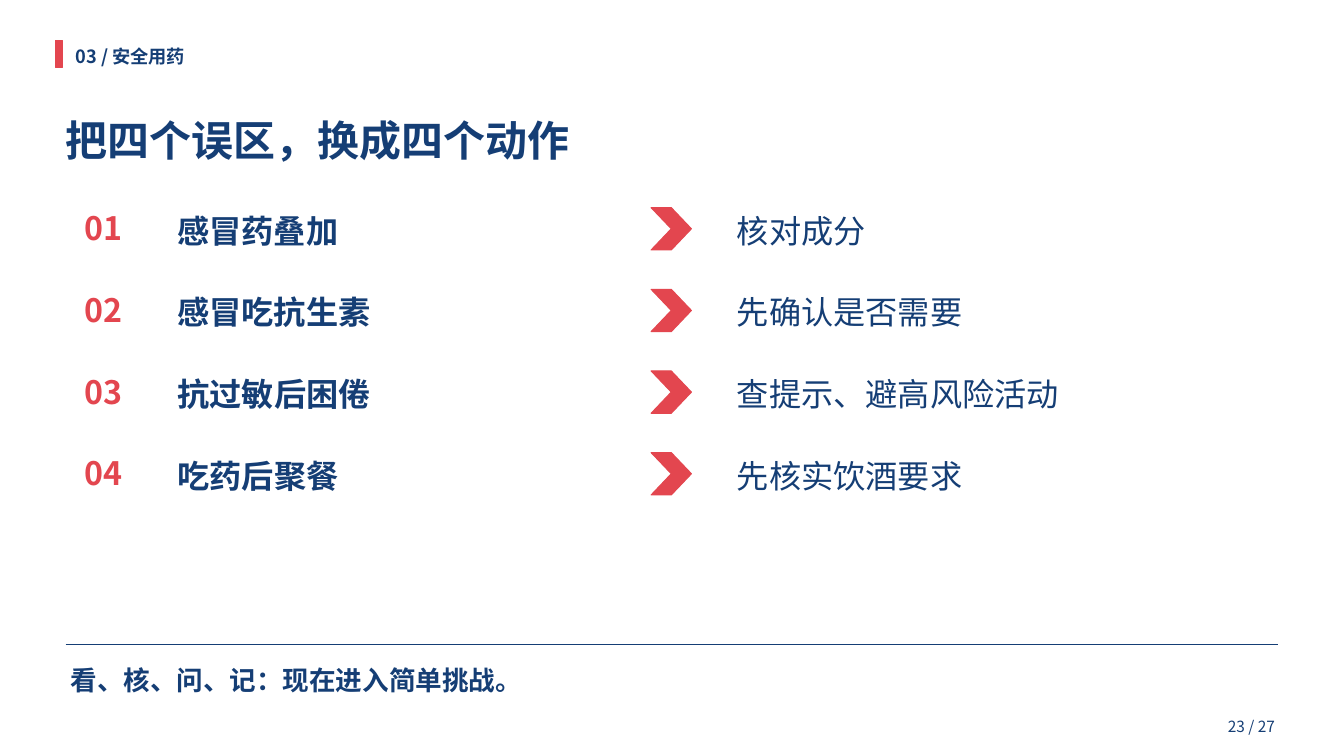
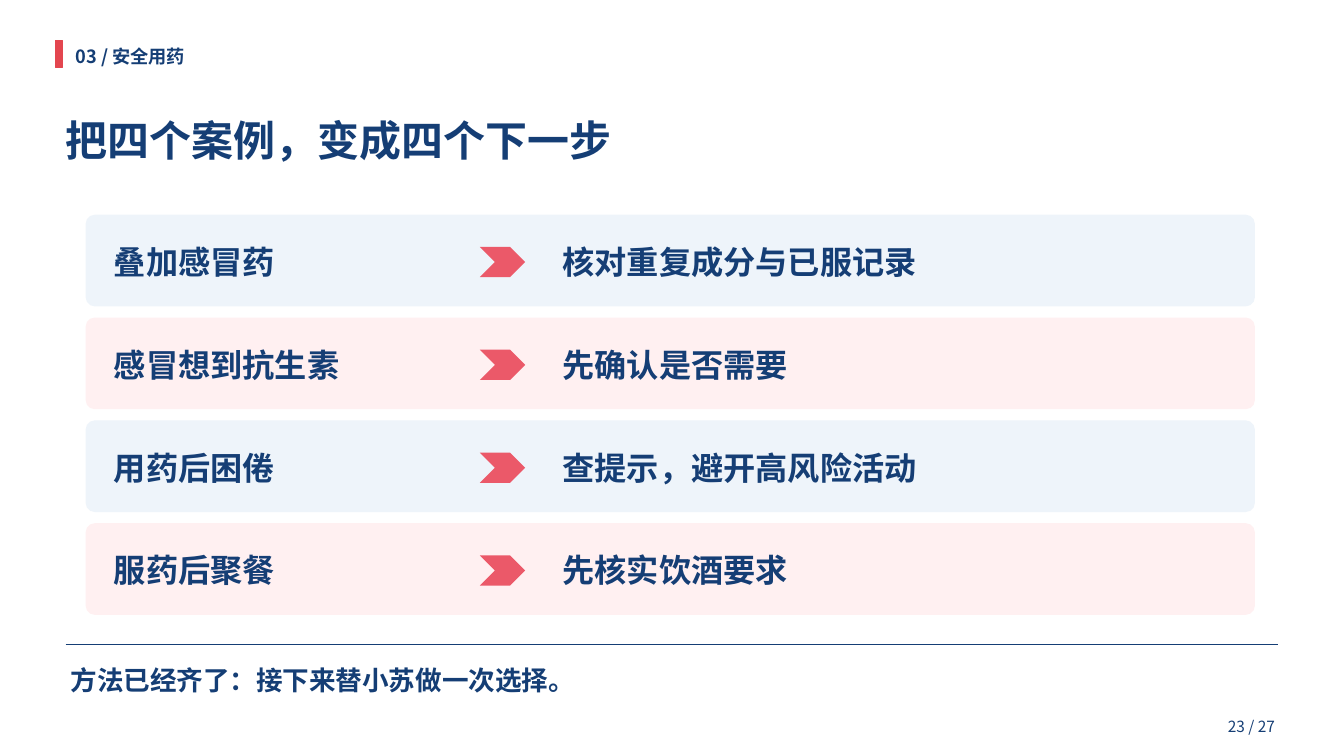
Before and after one commit to HOU-snowyfly/PPTbuilder, a slide deck: slide 23 of 交付文件/合理用药_双人35分钟.pptx. Drawn at 1344x756 pixels with LibreOffice and Linux fonts; fonts in the diff are those of the drawing. Boxes give left, top, right and bottom in pixels: in the first picture for what was removed or moved away, otherwise in the second. Text is boxed around its words. In the diff, an @@ line names an element or a change of style, - is before the commit and + after.

```diff
--- a/交付文件/合理用药_双人35分钟.pptx
+++ b/交付文件/合理用药_双人35分钟.pptx
@@ text at <box>66,120,612,162</box>: text changed @@
-把四个误区，换成四个动作
+把四个案例，变成四个下一步
@@ text removed at <box>85,215,123,241</box> @@
-01
@@ rounded rectangle added at <box>86,215,1255,307</box>, fill #EEF4FA @@
@@ text at <box>114,246,275,277</box>: text changed @@
-感冒药叠加
+叠加感冒药
@@ chevron: place and size @@
-chevron at <box>651,208,692,250</box>
+chevron at <box>480,247,525,277</box>
@@ text at <box>562,246,916,277</box>: text changed; bold on @@
-核对成分
+核对重复成分与已服记录
@@ text removed at <box>85,297,123,323</box> @@
-02
@@ rounded rectangle added at <box>86,318,1255,409</box>, fill #FFF0F1 @@
@@ text at <box>114,349,339,380</box>: text changed @@
-感冒吃抗生素
+感冒想到抗生素
@@ chevron: place and size @@
-chevron at <box>651,289,692,332</box>
+chevron at <box>480,350,525,380</box>
@@ text "先确认是否需要": place and size @@
-text "先确认是否需要" at <box>737,297,962,327</box>
+text "先确认是否需要" at <box>562,349,787,380</box>
@@ text "先确认是否需要" at <box>562,349,787,380</box>: bold on; line spacing 1.08 to 1.05; less space between paragraphs @@
@@ text removed at <box>85,379,123,405</box> @@
-03
@@ rounded rectangle added at <box>86,420,1255,512</box>, fill #EEF4FA @@
@@ text removed at <box>85,460,123,486</box> @@
-04
@@ text at <box>114,452,275,483</box>: text changed @@
-抗过敏后困倦
+用药后困倦
@@ chevron: place and size @@
-chevron at <box>651,371,692,413</box>
+chevron at <box>480,453,525,483</box>
@@ text at <box>562,452,916,485</box>: text changed; bold on @@
-查提示、避高风险活动
+查提示，避开高风险活动
@@ rounded rectangle added at <box>86,523,1255,615</box>, fill #FFF0F1 @@
@@ text at <box>114,554,275,585</box>: text changed @@
-吃药后聚餐
+服药后聚餐
@@ fill #E3464F to #EB5969; outline #E3464F 0.75 pt to none in 4 elements at <box>480,247,525,277</box>, <box>480,350,525,380</box>, <box>480,453,525,483</box>, <box>480,556,525,586</box> @@
@@ chevron: place and size @@
-chevron at <box>651,453,692,495</box>
+chevron at <box>480,556,525,586</box>
@@ text "先核实饮酒要求" at <box>562,554,787,585</box>: bold on; line spacing 1.08 to 1.05; less space between paragraphs @@
@@ text "先核实饮酒要求": place and size @@
-text "先核实饮酒要求" at <box>737,461,962,491</box>
+text "先核实饮酒要求" at <box>562,554,787,585</box>
@@ text at <box>71,667,575,693</box>: text changed @@
-看、核、问、记：现在进入简单挑战。
+方法已经齐了：接下来替小苏做一次选择。
```
Also in this commit, not shown: 12 other slides changed, 3 slides added, 4 slides removed, 1 other file.
